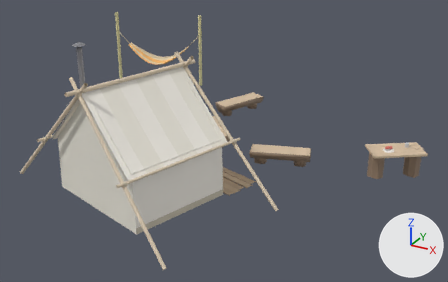
Two versions of the glTF model props/camp/camp_picked_lm.glb, one commit apart.
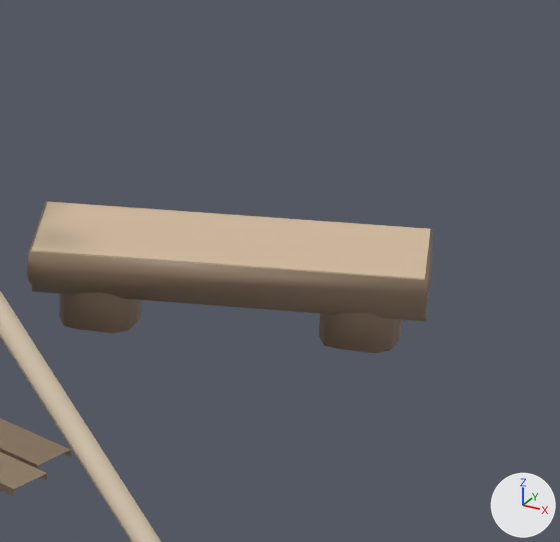
The first picture shows the older version from a 50 mm lens placed at (6.28, -15.12, 6.83), pointed at (-0.65, -2.52, 0.53). The close-ups show the older and then the newer version on the part from 55% to 74% of the width and 40% to 69% of the height of that picture. Only the edits that show in the close-ups are written down. The axes (+X, +Y, +Z) are drawn at lower right. The lights are the same throughout. Where no turn or scale is listed for an object, it has been applied to the vertices. Vertices at exactly the same position are counted once.

The first close-up shows 'Seat_0', 'Tent'.
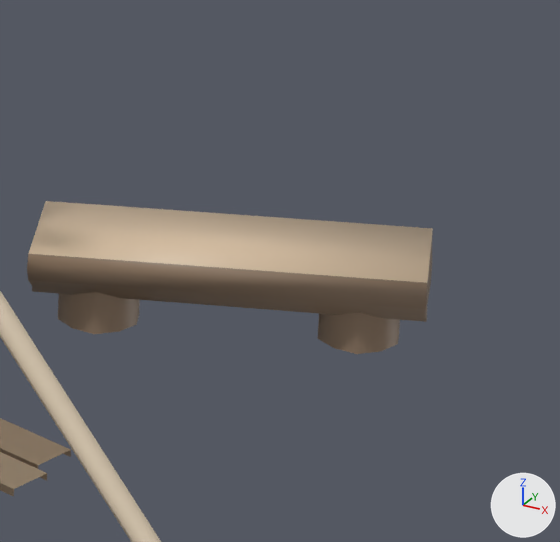
The change, as a diff of the scene's bpy script:
```diff
--- a/props/camp/camp_picked_lm.glb.py
+++ b/props/camp/camp_picked_lm.glb.py
@@ me_cylinder_091 @@
 # used by ob_seat_0; location = (0.679, -1.987, 0.0)
-me_cylinder_091.from_pydata(...)  # 90 vertices, 164 faces; spans x -0.79..0.79, y -0.48..0.48, z 0.0..0.37
+me_cylinder_091.from_pydata(...)  # 66 vertices, 88 faces; spans x -0.79..0.79, y -0.48..0.48, z 0.0..0.36
+# me_cylinder_091 part 1: the loose piece of 28 vertices spanning x 0.31..0.63, y 0.0..0.32, z 0.0..0.37 is rebuilt with 20 vertices and now spans x 0.32..0.63, y 0.01..0.32, z 0.0..0.24
+# me_cylinder_091 part 2: 9 vertices moved from x -0.77..-0.32, y -0.46..-0.01, z 0.0..0.37 to x -0.62..-0.35, y -0.31..-0.01, z 0.0..0.24; 27 vertices removed from x -0.63..0.77, y -0.46..0.46, z 0.0..0.37; 11 vertices added at x -0.62..-0.32, y -0.31..0.0, z 0.0..0.24
 me_cylinder_091.materials.append(mat_baked)
```

Location of each change, (x1, y1, x2, y2) in pixels of the close-ups (560 x 542 px; the box of a moved part takes in the faces that stretch with it):
'Seat_0', reshaped: before (27, 201, 433, 353); after (27, 201, 433, 354)
part 1 of me_cylinder_091, rebuilt: before (319, 312, 402, 353); after (318, 312, 400, 354)
part 2 of me_cylinder_091, moved or reshaped: before (31, 202, 431, 333); after (58, 292, 140, 334)
